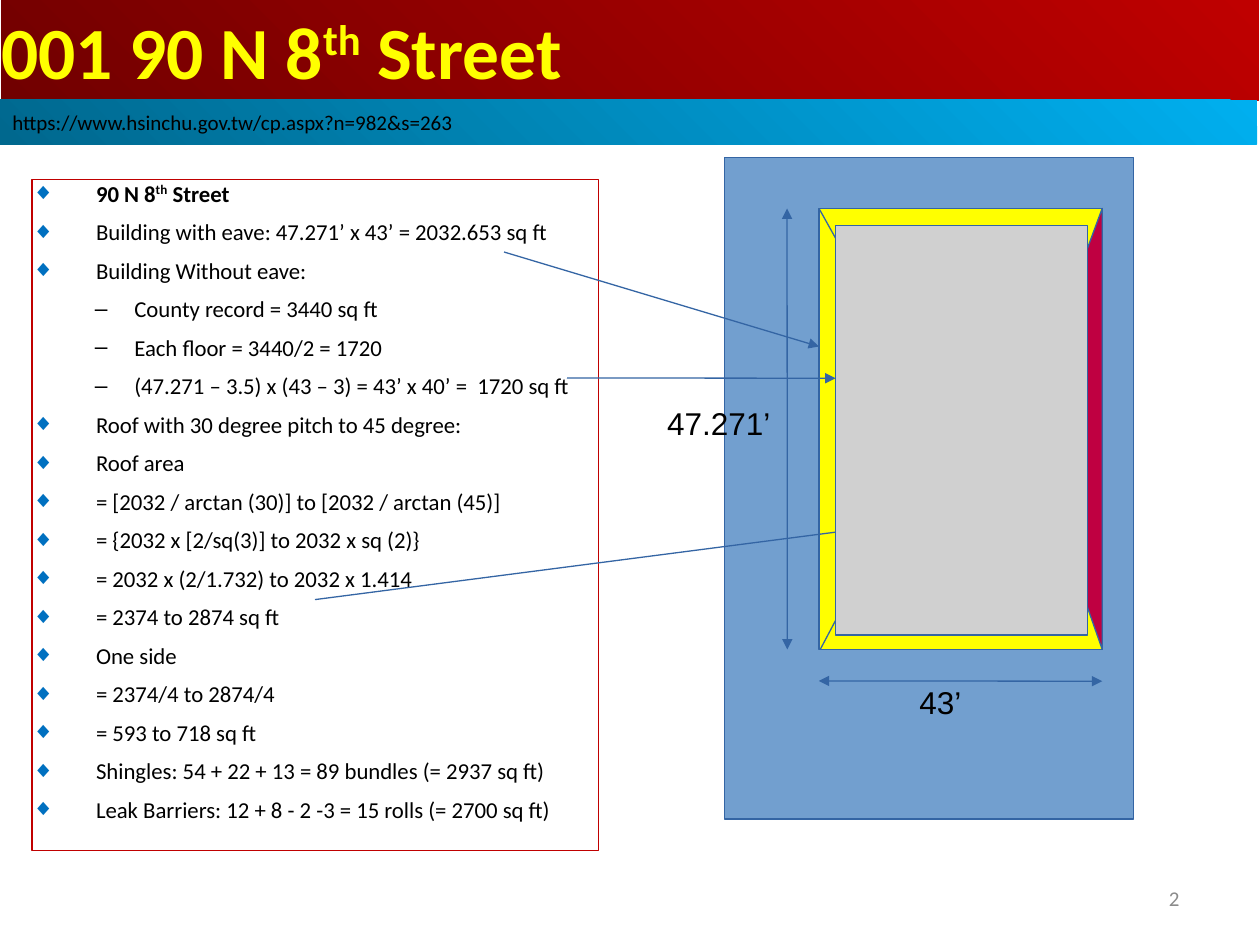
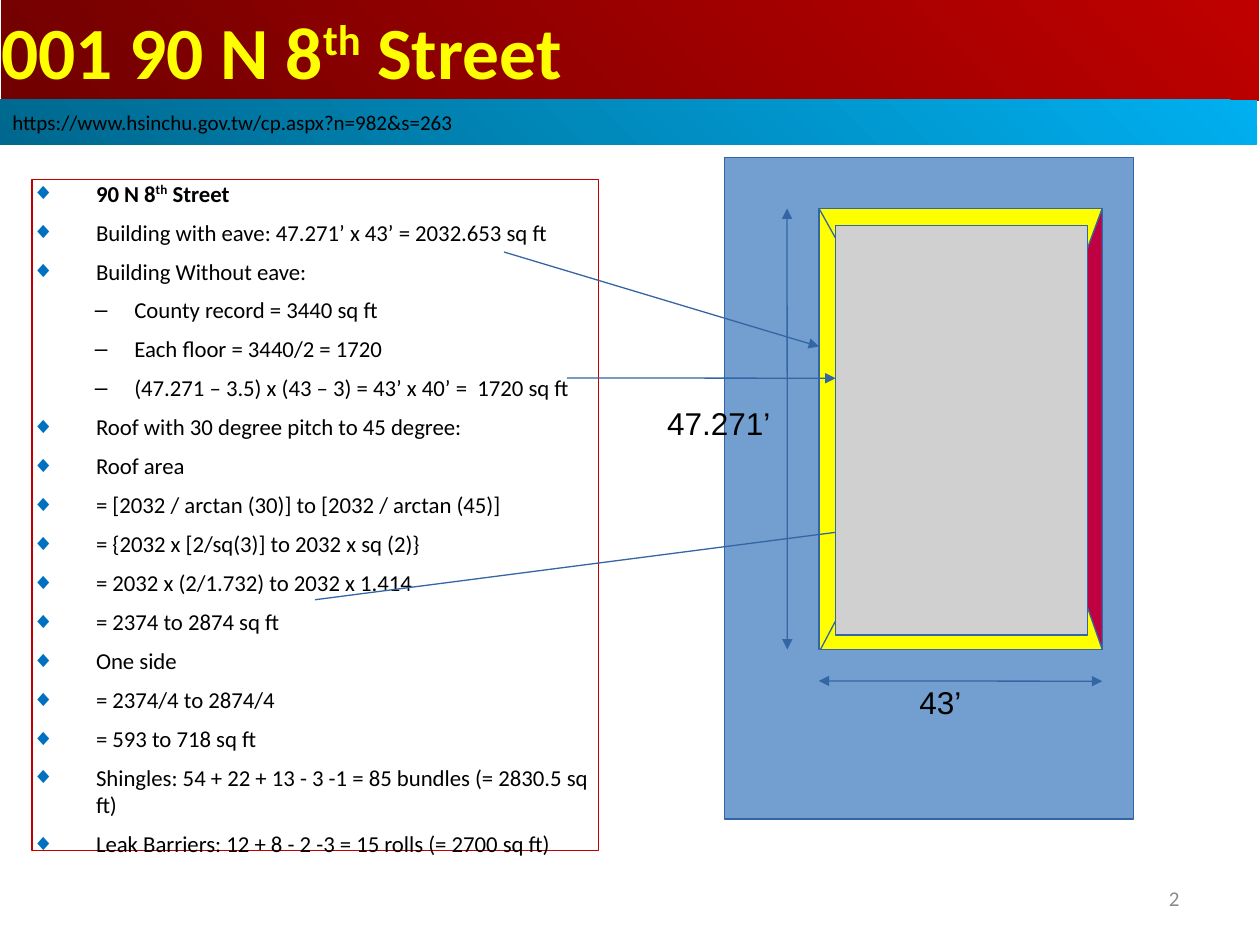
Before and after one commit to peterhchen/1000_Family, a slide deck: slide 2 of Real_Estate/SanJose_90_8th/000_90N8th_SanJose_Roof.ppt. Drawn at 1260x945 pixels with LibreOffice and Linux fonts; fonts in the diff are those of the drawing; grey boxes stand for pictures. Boxes give left, top, right and bottom in pixels: in the first picture for what was removed or moved away, otherwise in the second. Text is boxed around its words. In the diff, an @@ line names an element or a change of style, - is before the commit and + after.

```diff
--- a/Real_Estate/SanJose_90_8th/000_90N8th_SanJose_Roof.ppt
+++ b/Real_Estate/SanJose_90_8th/000_90N8th_SanJose_Roof.ppt
@@ text in rectangle at bbox=[96, 770, 588, 816]: text changed @@
-◆ Shingles: 54 + 22 + 13 = 89 bundles (= 2937 sq ft)
+◆ Shingles: 54 + 22 + 13 - 3 -1 = 85 bundles (= 2830.5 sq ft)
```
Also in this commit, not shown: 1 other slide changed.
